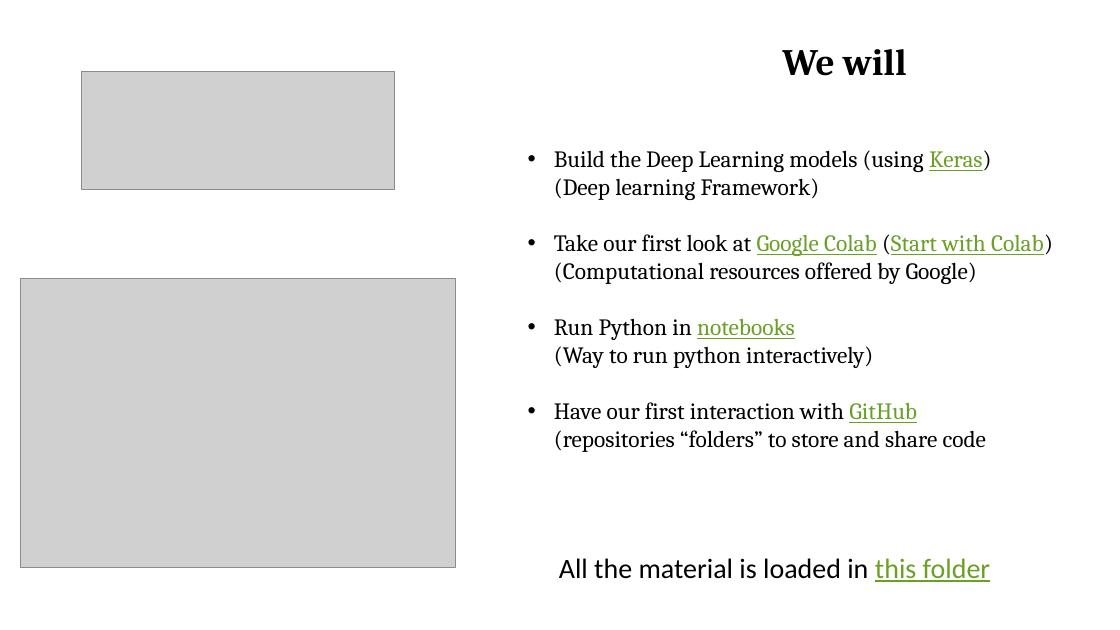
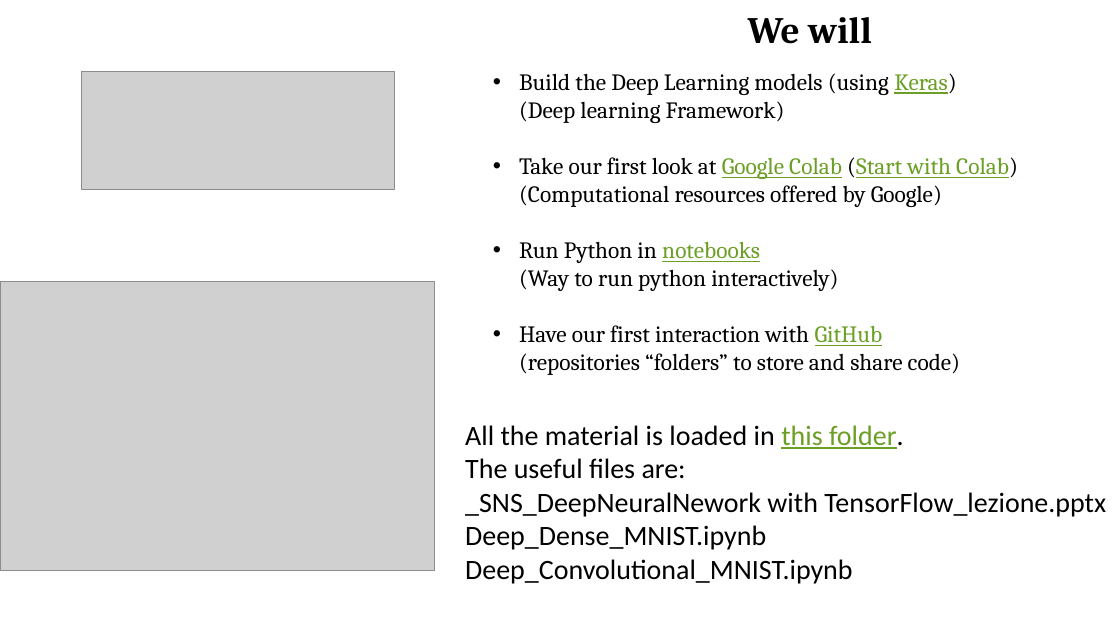
Before and after one commit to Nemenick/FCA_DeepNeuralNework-with-TensorFlow, a slide deck: slide 10 of _SNS_DeepNeuralNework with TensorFlow_lezione.pptx. Drawn at 1120x630 pixels with LibreOffice and Linux fonts; fonts in the diff are those of the drawing; grey boxes stand for pictures. Boxes give left, top, right and bottom in pixels: in the first picture for what was removed or moved away, otherwise in the second. Text is boxed around its words. In the diff, an @@ line names an element or a change of style, - is before the commit and + after.

Commit message:
Improve presentation

```diff
--- a/_SNS_DeepNeuralNework with TensorFlow_lezione.pptx
+++ b/_SNS_DeepNeuralNework with TensorFlow_lezione.pptx
@@ text "We will": place and size @@
-text "We will" at box(554, 49, 1053, 452)
+text "We will" at box(519, 17, 1018, 375)
@@ picture: place and size @@
-picture at box(21, 278, 456, 567)
+picture at box(0, 281, 435, 571)
@@ text at box(519, 325, 960, 375): text changed @@
-• Have our first interaction with GitHub
-  (repositories “folders” to store and share code
+• Have our first interaction with GitHub
+  (repositories “folders” to store and share code)
@@ text at box(465, 425, 1106, 584): text changed @@
-All the material is loaded in this folder
+All the material is loaded in this folder.
+The useful files are:
+_SNS_DeepNeuralNework with TensorFlow_lezione.pptx
+Deep_Dense_MNIST.ipynb
+Deep_Convolutional_MNIST.ipynb
```
Also in this commit, not shown: 1 slide added, 3 other files.
